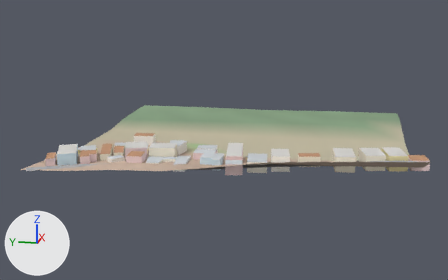
The glTF model city/lo/t_3_-3.glb as it was, and as the next commit left it.
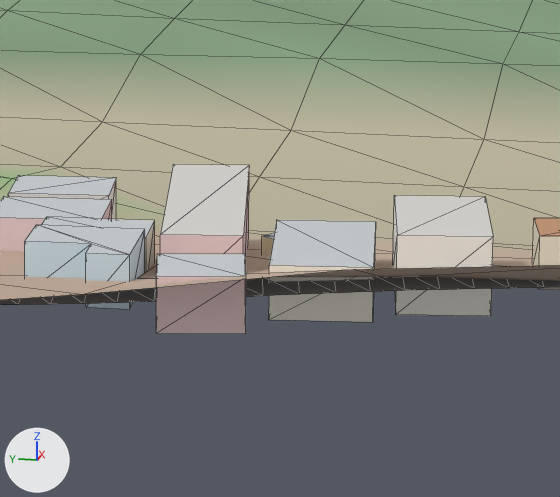
Old and new are each drawn whole from a camera (50 mm lens) standing at (412.0, -719.0, 123.0) and looking at (888.0, -624.0, 4.0) and again close up on the part from 44% to 68% of the width and 40% to 74% of the height. Arrows for +X, +Y and +Z are at lower left; the lights stay in place. The first two pictures are the older version. The close-ups show mesh edges as thin lines. Vertices at exactly the same position are counted once.

In view in the first close-up: 'Lo'.
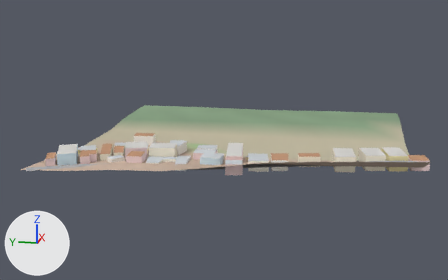
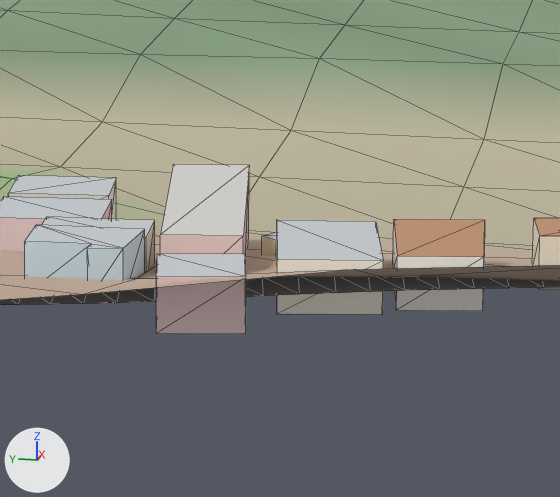
Diff of the bpy script that builds the scene:
```diff
--- a/city/lo/t_3_-3.glb.py
+++ b/city/lo/t_3_-3.glb.py
@@ me_lo @@
 me_lo.from_pydata(...)  # 493 vertices, 616 faces; spans x 765.0..1024.0, y -774.0..-512.0, z -1.0..27.0
 # used by ob_lo; location = (0.0, 0.0, 0.0)
 # before: 120 (791.0, -617.0, 6.0), 123 (791.0, -617.0, 10.0), 252 (793.0, -635.0, 7.0) at pixel (86, 307), 253 (793.0, -635.0, 14.0) at pixel (85, 252)
-me_lo.vertices[130].co = (791.0, -609.0, 6.0)
-me_lo.vertices[131].co = (791.0, -609.0, 10.0)
-me_lo.vertices[254].co = (793.0, -640.0, 7.0)  # pixel (129, 309)
-me_lo.vertices[255].co = (793.0, -640.0, 14.0)  # pixel (129, 254)
-me_lo.vertices[344].co = (797.0, -658.0, 6.0)  # pixel (268, 319)
-me_lo.vertices[345].co = (797.0, -658.0, 13.0)  # pixel (269, 265)
-me_lo.vertices[346].co = (798.0, -670.0, 6.0)  # pixel (372, 322)
-me_lo.vertices[347].co = (798.0, -670.0, 13.0)  # pixel (373, 267)
+# me_lo part 1: the loose piece of 8 vertices spanning x 800.0..822.0, y -685.0..-670.0, z 7.0..17.0 is scaled about its middle by (0.903, 0.945, 0.689), then moved by (1.0, 0.0, -2.0)
+# me_lo part 2
+for i in [120, 123, 252, 253]: me_lo.vertices[i].co += Vector((2.0, 0.0, 0.0))
+me_lo.vertices[130].co = (793.0, -610.0, 6.0)
+me_lo.vertices[131].co = (793.0, -610.0, 10.0)
+me_lo.vertices[254].co = (796.0, -639.0, 7.0)  # pixel (123, 302)
+me_lo.vertices[255].co = (796.0, -639.0, 14.0)  # pixel (123, 248)
+me_lo.vertices[344].co = (799.0, -658.0, 6.0)  # pixel (276, 313)
+me_lo.vertices[345].co = (799.0, -658.0, 13.0)  # pixel (277, 259)
+me_lo.vertices[346].co = (802.0, -671.0, 6.0)  # pixel (382, 314)
+me_lo.vertices[347].co = (802.0, -671.0, 13.0)  # pixel (383, 260)
+# me_lo part 3: 2 kept faces spanning x 802.0..822.0, y -684.0..-670.0, z 14.0 get new vertex colours; the middle colour goes from light grey #dad8d4 to brown #c49573
 me_lo.materials.append(mat_lovc)
```

Boxes [x1, y1, x2, y2] around the edits, measured in the close-ups (560 x 497 px; the box of a moved part takes in the faces that stretch with it):
part 1 of me_lo, moved or reshaped
    before: [393, 200, 493, 316]
    after: [393, 227, 484, 311]
part 2 of me_lo, moved or reshaped
    before: [38, 220, 376, 322]
    after: [38, 220, 383, 314]
part 3 of me_lo, recoloured
    before: [394, 195, 493, 237]
    after: [394, 219, 485, 257]
